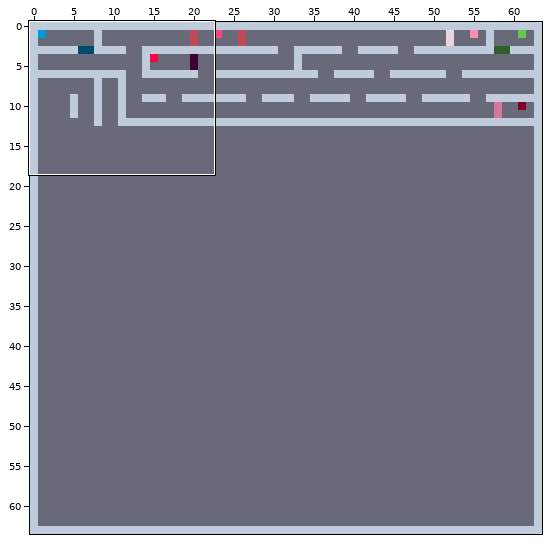
Level history. LDtk project: tanks.ldtk. The first picture is a wide view before the edit; the outline marks the close-up.
Close-up. Before the commit:
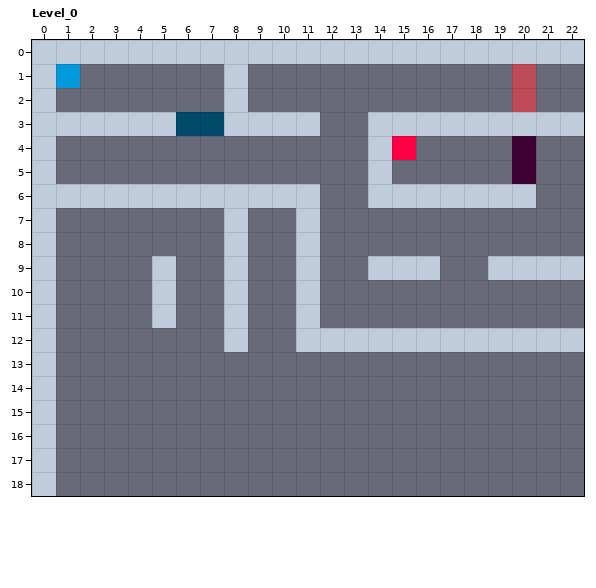
Cells are 16x16 px. Shown: Level_0 x 0..22, y 0..18. The commit also changed other parts of the map, which this record leaves out.
Once edited:
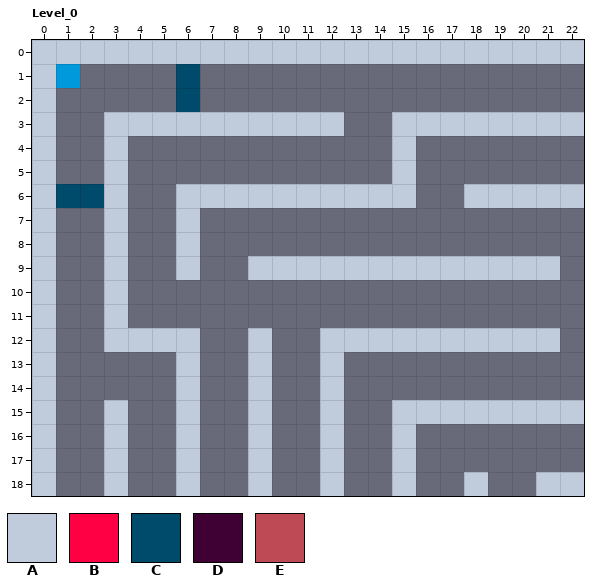
Key: from "Maze": A 1 "Wall", B 4 "Enemy1", C 8 "P1Wall", D 10 "EnemyWall1", E 11 "EnemyWall2".
_ is an empty cell.
Tiles replaced or removed in this view: A, B, C, D, E.
What changed:
Changed rows in their new state; . is an unchanged cell.
Layer "Maze":
first column x 1:
 1 .....C._..........._..
 2 .....C._..........._..
 3 __...AA....A._........
 4 ..A.........._A...._..
 5 ..A.........._A...._..
 6 CC.__......AA..__...AA
 7 ..A..A._.._...........
 8 ..A..A._.._...........
 9 ..A._A._AA.AA...AA..._
10 ..A._.._.._...........
11 ..A._.._.._...........
12 ..AAAA._A._.........._
13 .....A..A..A..........
14 .....A..A..A..........
15 ..A..A..A..A..AAAAAAAA
16 ..A..A..A..A..A.......
17 ..A..A..A..A..A.......
18 ..A..A..A..A..A..A..AA
Boxes around the changes in both close-ups, in picture pixels (x1, y1, x2, y2):
changed: (56, 64, 584, 496)
